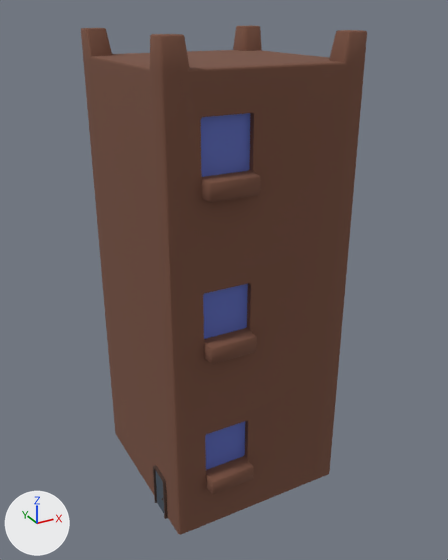
What one commit did to the FBX model Assets/models/Village/BuildingCluster_b04.fbx.
Before and after are seen from a 50 mm lens placed at (-11.0, -20.1, 19.3), pointed at (0.3, 0.3, 9.1). The lights are fixed; the arrows at lower left show +X, +Y and +Z. Where no turn or scale is listed for an object, it has been applied to the vertices. Vertices at the same position are counted once.

The older version as bpy lines, for what is in view:
```python
me_cube_038 = bpy.data.meshes.new('Cube.038')
me_cube_038.from_pydata(...)  # 580 vertices, 538 faces; spans x -3.7..3.9, y -3.5..4.5, z 0.0..18.6
# faces by material slot: [368, 3, 165, 2]
me_cube_038.materials.append(mat_buildingbasemat)  # brown #77503f
me_cube_038.materials.append(mat_window)  # blue #5c6bc1
me_cube_038.materials.append(mat_wood_006)  # brown #4c362d
me_cube_038.materials.append(mat_blue_003)  # dark blue #44505d
ob_basethird = bpy.data.objects.new('basethird', me_cube_038)
ob_basethird.location = (0.0, 0.0, 0.0)
```
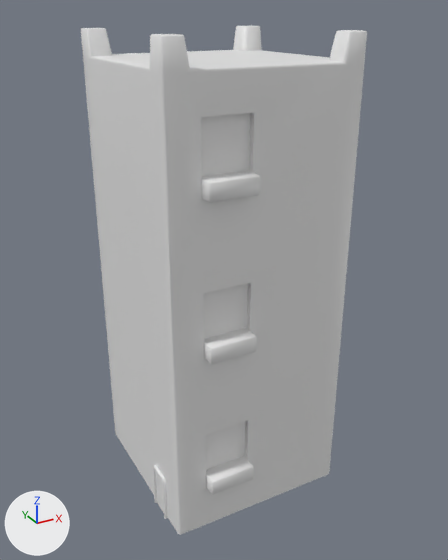
Boxes (x1, y1, x2, y2) around the edits, measured in the pictures (448 x 560 px):
part 1 of me_cube_038, cut back
    both: (154, 458, 249, 513)
part 2 of me_cube_038, recoloured (brown to white)
    both: (81, 25, 367, 535)
part 3 of me_cube_038, recoloured (blue to white)
    both: (201, 113, 250, 470)
part 4 of me_cube_038, recoloured
    both: (153, 465, 168, 519)

Patch to the scene script:
```diff
--- a/Assets/models/Village/BuildingCluster_b04.fbx.py
+++ b/Assets/models/Village/BuildingCluster_b04.fbx.py
@@ mat_buildingtallsad @@
+mat_buildingtallsad = principled_material('BuildingTallSad')
+mat_buildingtallsad.base_color = (0.8, 0.8, 0.8)  # white #e7e7e7
@@ me_cube_038 @@
 # used by ob_basethird; location = (0.0, 0.0, 0.0)
-me_cube_038.from_pydata(...)  # 580 vertices, 538 faces; spans x -3.7..3.9, y -3.5..4.5, z 0.0..18.6
-me_cube_038.materials.append(mat_blue_003)  # dark blue #44505d
+me_cube_038.from_pydata(...)  # 569 vertices, 525 faces; spans x -3.7..3.9, y -3.5..4.5, z 0.0..18.6
+# me_cube_038 part 1
+# 11 vertices are removed from x -3.7..3.1, y -2.2..3.7, z 0.0..2.1
+# 26 faces are deleted
+# 10 new faces join them
+# me_cube_038 part 2: 354 faces spanning x -3.6..3.9, y -3.5..4.5, z 0.0..18.6 switch from mat_buildingbasemat (brown #77503f) to mat_buildingtallsad (white #e7e7e7)
+# me_cube_038 part 3: 3 faces spanning x -2.3..-0.5, y -2.8, z 2.6..16.3 switch from mat_window (blue #5c6bc1) to mat_buildingtallsad (white #e7e7e7)
+# me_cube_038 part 4: 152 faces spanning x -3.7..-3.5, y -1.9..-0.8, z 0.0..2.1 switch from mat_wood_006 (brown #4c362d) to mat_buildingtallsad (white #e7e7e7)
```
